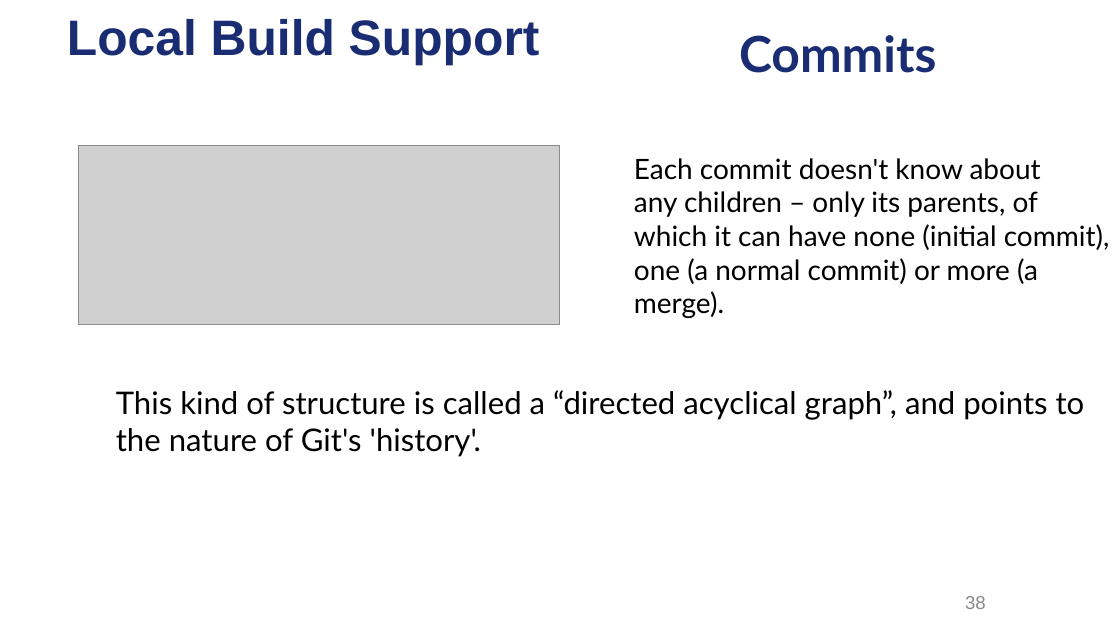
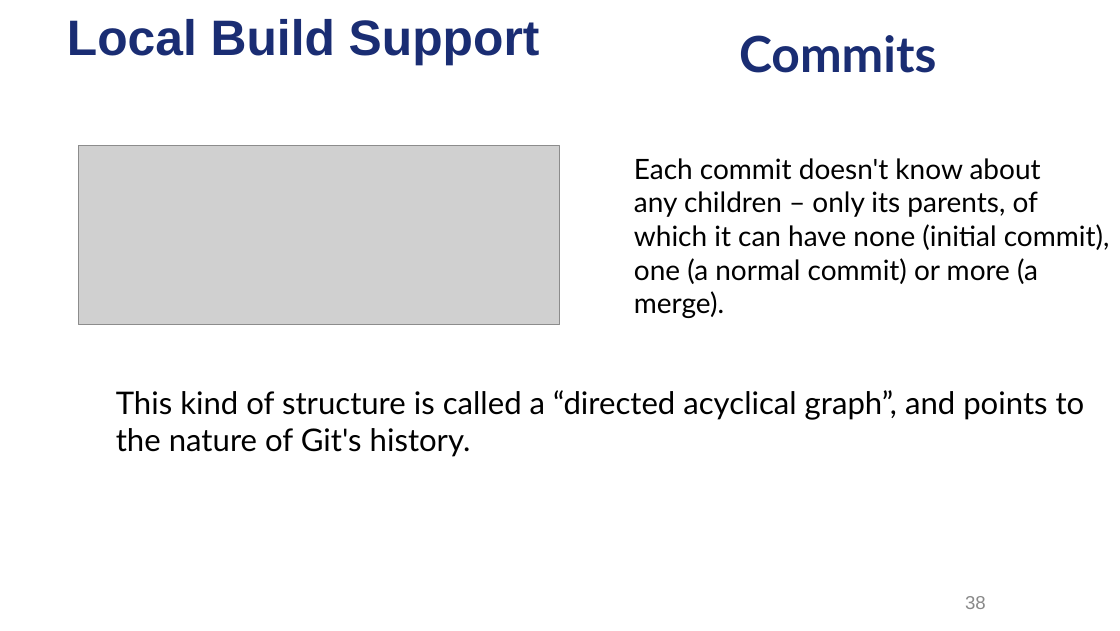
Before and after one commit to ysgard/git-presentation, a slide deck: slide 38 of Dive into Git.odp. Drawn at 1120x631 pixels with LibreOffice and Linux fonts; fonts in the diff are those of the drawing; grey boxes stand for pictures; background and template pictures are left out. Boxes give left, top, right and bottom in pixels: in the first picture for what was removed or moved away, otherwise in the second. Text is boxed around its words. In the diff, an @@ line names an element or a change of style, - is before the commit and + after.

```diff
--- a/Dive into Git.odp
+++ b/Dive into Git.odp
@@ text at <box>116,390,1085,457</box>: text changed @@
-● This kind of structure is called a “directed acyclical graph”, and points to the nature of Git's 'history'.
+● This kind of structure is called a “directed acyclical graph”, and points to the nature of Git's history.
```
Also in this commit, not shown: 4 other slides changed, 11 slides added, 2 slides removed, 10 other files.
